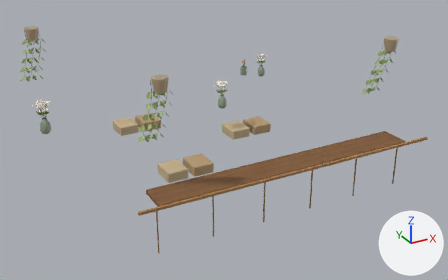
A saved change to the glTF model assets/masters/native-v4/styling-v9.glb.
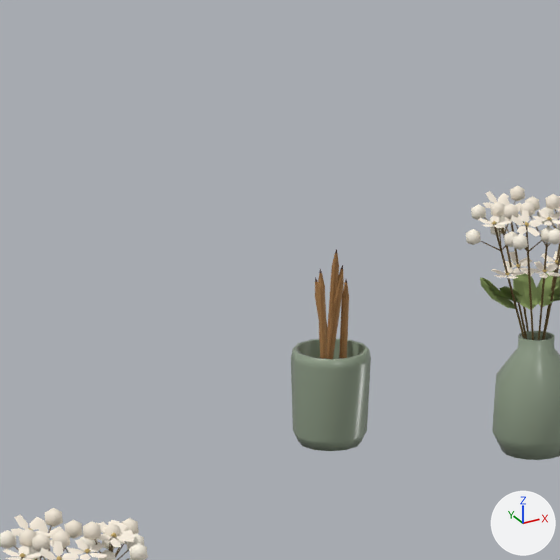
Each version appears first whole from a camera (50 mm lens) standing at (-6.65, -11.15, 5.88) and looking at (-1.1, -1.07, 0.84), and next in a close-up on the part from 48% to 59% of the width and 13% to 30% of the height. The lights are fixed; the arrows at lower right show +X, +Y and +Z. The older version's two pictures come first. Vertices at exactly the same position are counted once.

Names of what the first close-up shows: 'styling-v9'.
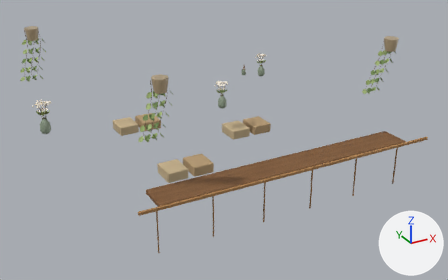
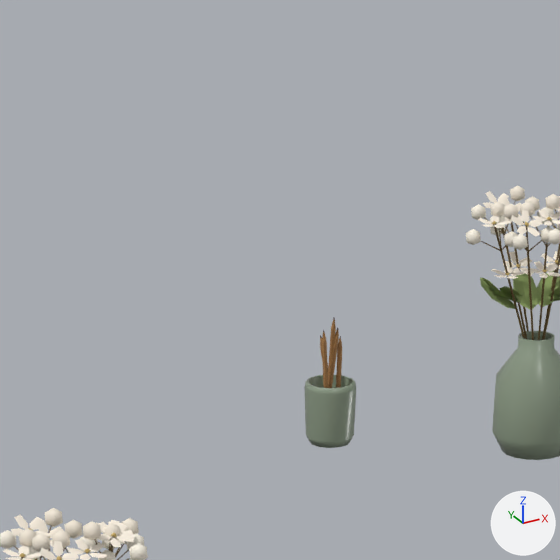
Location of each change, [x1, y1, x2, y2] in pixels of the close-ups (560 x 560 px; the box of a moved part takes in the faces that stretch with it):
part 1 of me_mesh_0, moved or reshaped: before [315, 277, 328, 330]; after [320, 335, 328, 366]
part 2 of me_mesh_0, moved or reshaped: before [317, 268, 328, 359]; after [322, 330, 328, 388]
part 3 of me_mesh_0, moved or reshaped: before [327, 249, 339, 344]; after [328, 318, 336, 377]
part 4 of me_mesh_0, moved or reshaped: before [339, 279, 349, 358]; after [336, 336, 342, 388]
part 5 of me_mesh_0, moved or reshaped: before [327, 265, 344, 359]; after [328, 328, 339, 388]
part 6 of me_mesh_0, moved or reshaped: before [291, 339, 371, 451]; after [304, 375, 356, 448]

What the commit changed:
me_mesh_0 is used by ob_styling_v9; location (0.0, 0.0, 0.0).
me_mesh_0 had 6287 vertices, 10620 faces and spanned x -4.47..2.32, y -3.22..1.82, z 0.17..3.05.
me_mesh_0 now has 6287 vertices, 10620 faces and spans x -4.47..2.32, y -3.22..1.79, z 0.17..3.05.
me_mesh_0 part 1: the loose piece of 28 vertices spanning x 0.98..1.03, y 1.72..1.77, z 1.14..1.47 is scaled about its middle by 0.65, then moved by (0.0, -0.01, -0.07).
me_mesh_0 part 2: the loose piece of 28 vertices spanning x 0.96..0.99, y 1.71..1.72, z 1.15..1.5 is scaled about its middle by 0.65, then moved by (0.01, 0.01, -0.07).
me_mesh_0 part 3: the loose piece of 28 vertices spanning x 0.99..1.01, y 1.71..1.76, z 1.15..1.54 is scaled about its middle by 0.65, then moved by (0.0, 0.0, -0.08).
me_mesh_0 part 4: the loose piece of 28 vertices spanning x 1.01..1.04, y 1.7..1.74, z 1.15..1.47 is scaled about its middle by 0.65, then moved by (-0.01, 0.0, -0.07).
me_mesh_0 part 5: the loose piece of 28 vertices spanning x 0.97..1.02, y 1.71..1.74, z 1.14..1.5 is scaled about its middle by 0.65, then moved by (0.0, 0.0, -0.07).
me_mesh_0 part 6: the loose piece of 98 vertices spanning x 0.92..1.09, y 1.64..1.82, z 1.11..1.32 is scaled about its middle by 0.65, then moved by (0.0, 0.0, -0.04).
